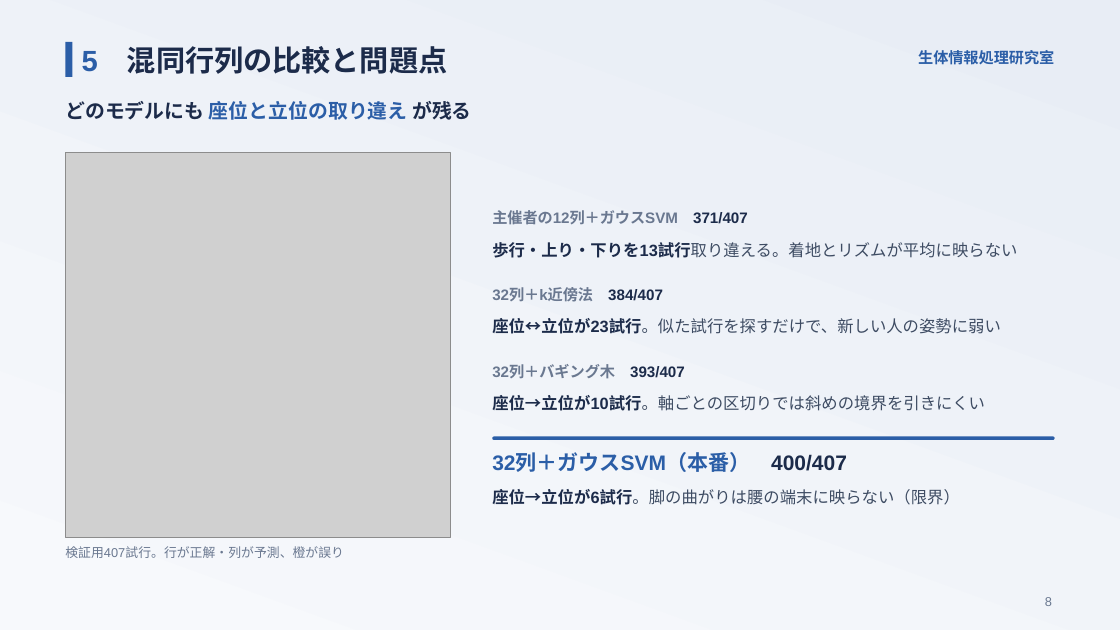
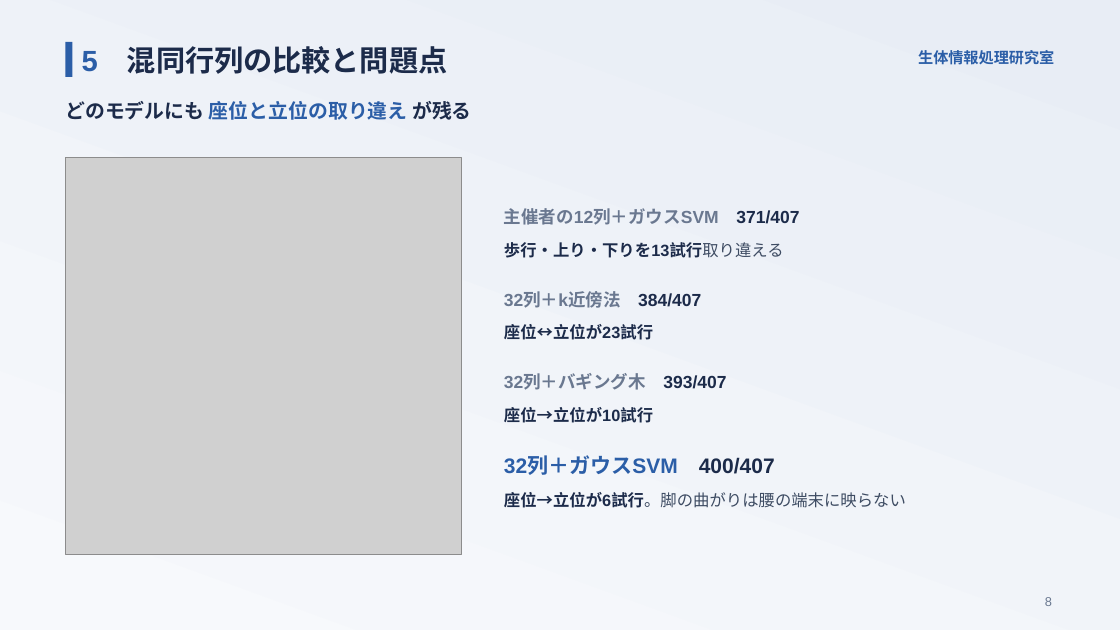
Before and after one commit to takuto-nohara/DataScienceContest, a slide deck: slide 8 of presentation/final_seitailab.pptx. Drawn at 1120x630 pixels with LibreOffice and Linux fonts; fonts in the diff are those of the drawing; grey boxes stand for pictures. Boxes give left, top, right and bottom in pixels: in the first picture for what was removed or moved away, otherwise in the second. Text is boxed around its words. In the diff, an @@ line names an element or a change of style, - is before the commit and + after.

```diff
--- a/presentation/final_seitailab.pptx
+++ b/presentation/final_seitailab.pptx
@@ picture: place and size @@
-picture at box(66, 152, 450, 537)
+picture at box(66, 158, 462, 555)
@@ text "主催者の12列＋ガウスSVM 371/407": place and size @@
-text "主催者の12列＋ガウスSVM 371/407" at box(492, 210, 748, 225)
+text "主催者の12列＋ガウスSVM 371/407" at box(504, 208, 799, 225)
@@ text at box(504, 242, 784, 258): text changed; text colour #3E4C63 to #1C2B4A; bold on @@
-歩行・上り・下りを13試行取り違える。着地とリズムが平均に映らない
+歩行・上り・下りを13試行取り違える
@@ text "32列＋k近傍法 384/407": place and size @@
-text "32列＋k近傍法 384/407" at box(492, 288, 663, 302)
+text "32列＋k近傍法 384/407" at box(504, 292, 701, 308)
@@ text at box(504, 324, 653, 340): text changed; text colour #3E4C63 to #1C2B4A; bold on @@
-座位↔立位が23試行。似た試行を探すだけで、新しい人の姿勢に弱い
+座位↔立位が23試行
@@ size 13 to 15 pt; line spacing 18.2pt to 21pt in 3 elements at box(504, 208, 799, 225), box(504, 292, 701, 308), box(504, 375, 726, 390) @@
@@ text "32列＋バギング木 393/407": place and size @@
-text "32列＋バギング木 393/407" at box(492, 365, 685, 379)
+text "32列＋バギング木 393/407" at box(504, 375, 726, 390)
@@ text at box(504, 407, 653, 423): text changed; text colour #3E4C63 to #1C2B4A; bold on @@
-座位→立位が10試行。軸ごとの区切りでは斜めの境界を引きにくい
+座位→立位が10試行
@@ rounded rectangle removed at box(492, 437, 1054, 440) @@
@@ text at box(504, 456, 775, 475): text changed @@
-32列＋ガウスSVM（本番） 400/407
+32列＋ガウスSVM 400/407
@@ text at box(504, 492, 906, 508): text changed @@
-座位→立位が6試行。脚の曲がりは腰の端末に映らない（限界）
+座位→立位が6試行。脚の曲がりは腰の端末に映らない
@@ text removed at box(65, 546, 344, 558) @@
-検証用407試行。行が正解・列が予測、橙が誤り
```
Also in this commit, not shown: 6 other slides changed, 16 other files.
